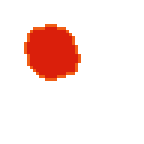
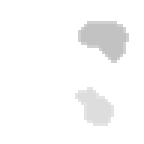
Revision of a layered (144, 144) image; what changed, layer by layer:
added layer "Layer 6 copy" above "Layer 6" over 75, 21, 129, 126
hid "Layer 1", painted on it over 24, 24, 81, 81
